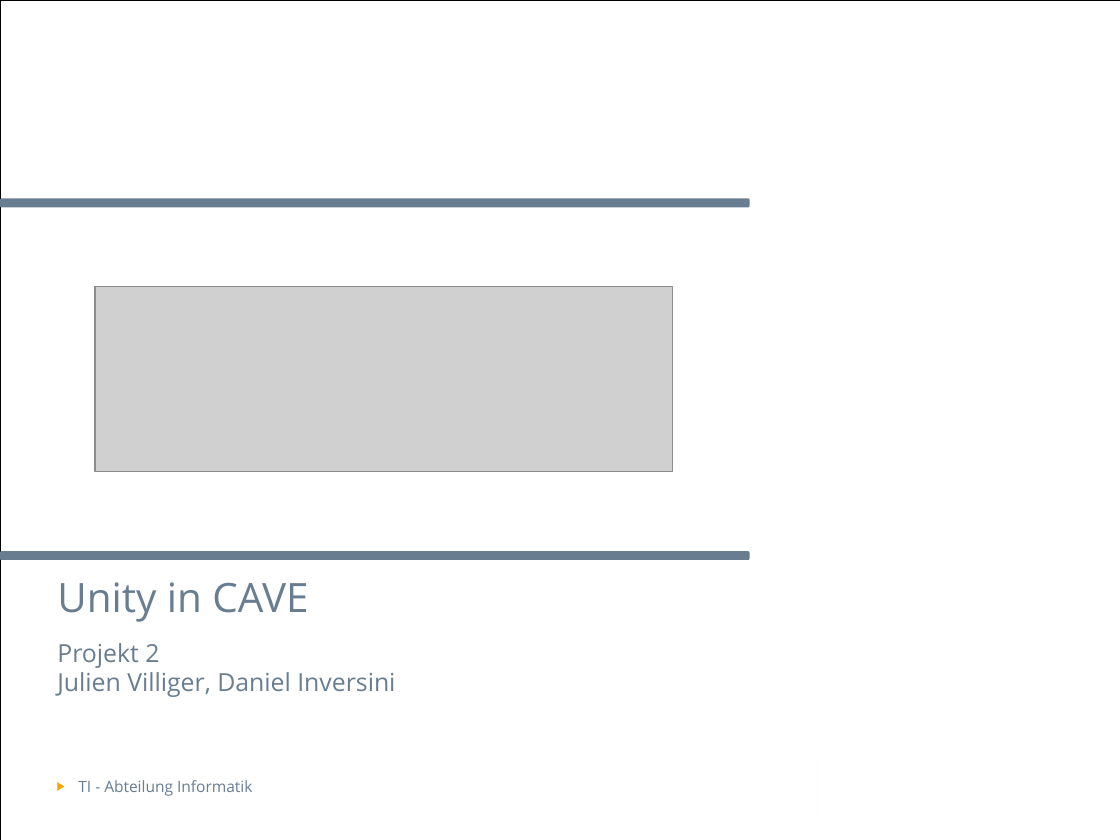
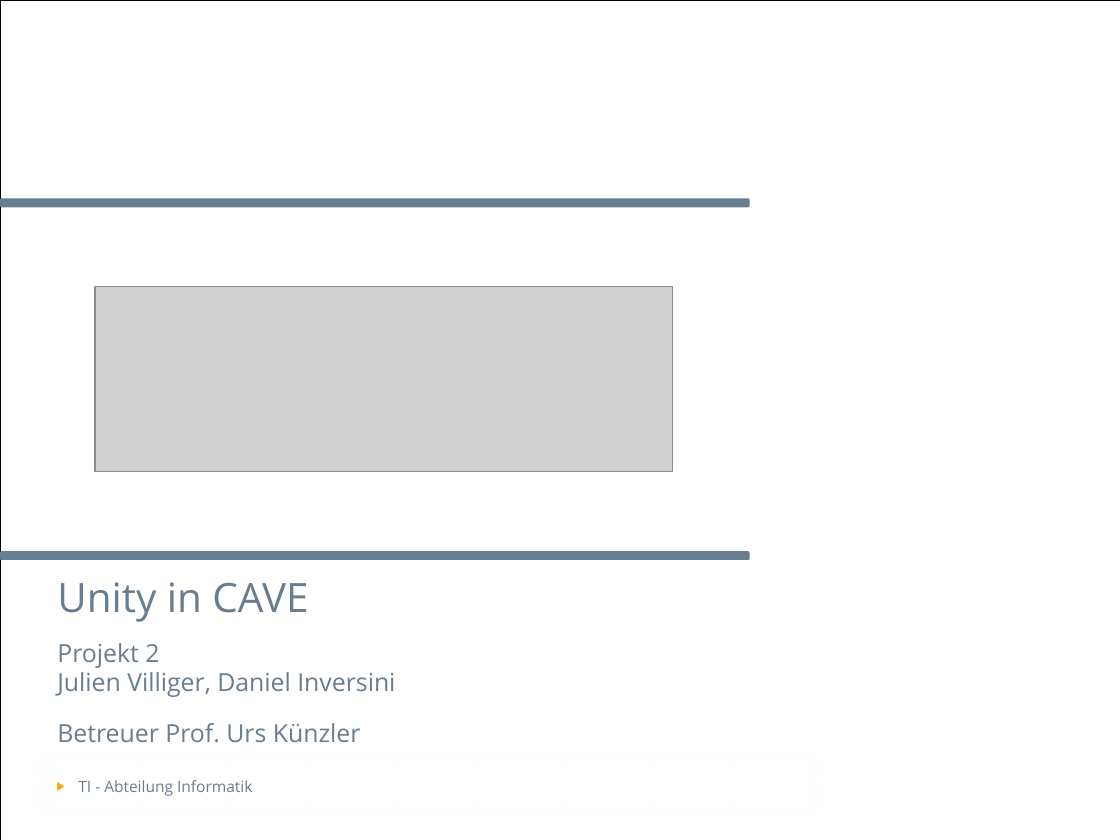
Before and after one commit to villj2/ch.bfh.cpvr.unitycave, a slide deck: slide 1 of docs/presentation/presentation.pptx. Drawn at 1120x840 pixels with LibreOffice and Linux fonts; fonts in the diff are those of the drawing; grey boxes stand for pictures; background and template pictures are left out. Boxes give left, top, right and bottom in pixels: in the first picture for what was removed or moved away, otherwise in the second. Text is boxed around its words. In the diff, an @@ line names an element or a change of style, - is before the commit and + after.

```diff
--- a/docs/presentation/presentation.pptx
+++ b/docs/presentation/presentation.pptx
@@ subtitle at bbox=[57, 723, 361, 743]: paragraph added @@
+Betreuer Prof. Urs Künzler
```
Also in this commit, not shown: 6 other slides changed, 1 slide added, 1 other file.
